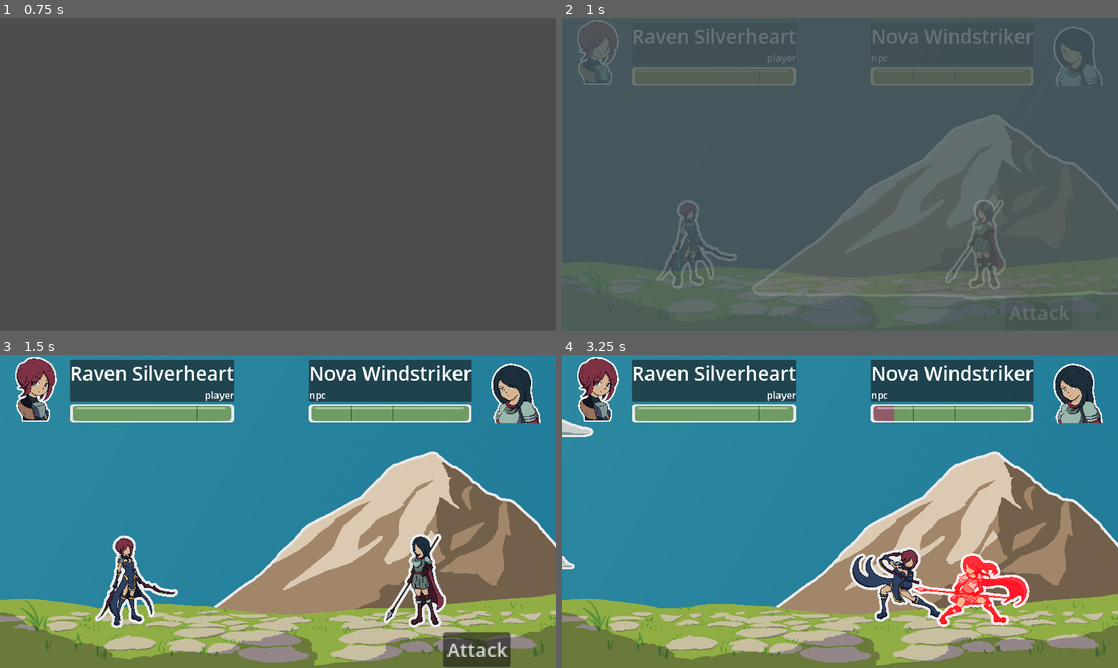
Above: before the commit, frames 1-4 (two rows, left to right).
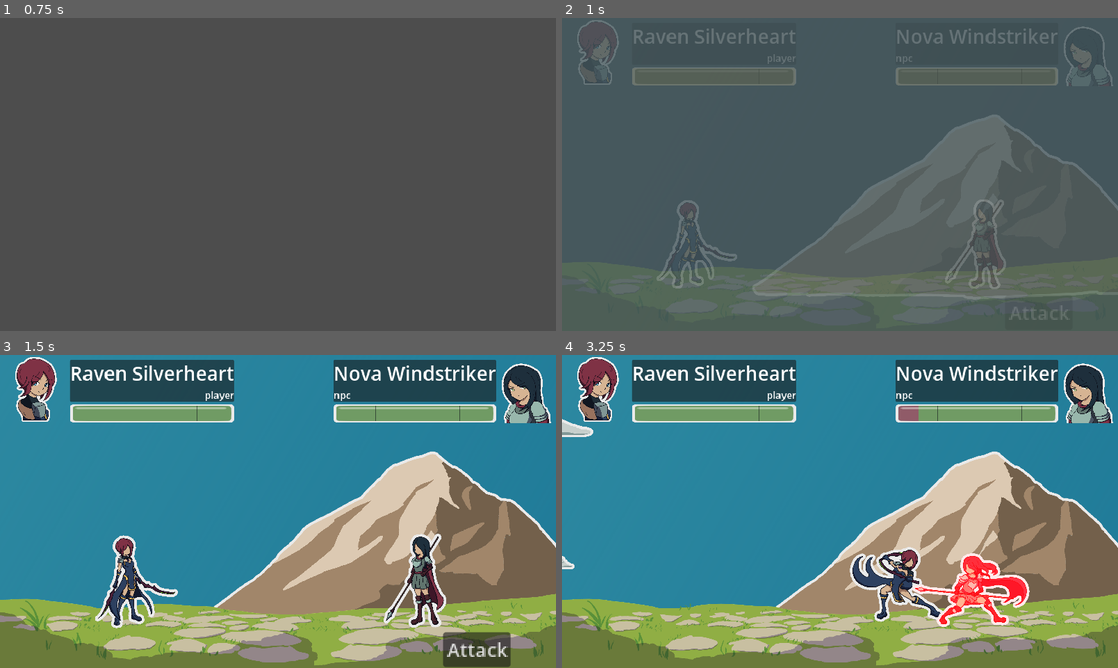
Above: after the commit, the same moments.

Repository: MajorZiploc/sticker_book_moments
Game: Godot game, scene res://title_scene.tscn
Two runs of this game, one before a commit and one after it. Both use one fixed random seed, a clock stepped at 60 frames per second and the inputs below.
Inputs (mouse positions are in pixels of both pictures, inside the frame that each line leads up to):
- Up to frame 1 (0.75 s): click "Play" at 0.5 s
- Up to frame 2 (1 s): no input
- Up to frame 3 (1.5 s): tap Enter (ui_accept) at 1.25 s; move the mouse to (400, 495) at 1.27 s; hold D (right) from 1.28 s (still down); hold F from 1.28 s (still down); click (400, 495) at 1.42 s
- Up to frame 4 (3.25 s): tap Enter (ui_accept) at 1.52, 3.02 s; release D (right) at 2 s; release F at 2 s; click "Attack" at 2 s; move the mouse to (728, 527) at 2.77 s; hold S (down) from 2.78 s (still down); tap Space at 2.85 s

Frame 1 is identical in both runs. In frame 2, 1.3% of the frame differs, in the area x 55-100%, y 2-22%; in frame 3, 3.8%; in frame 4, 3.9%, in the area x 55-100%, y 1-22%.

Commit message:
~margin;~npc info placement

Diff:
--- a/combat_unit_info.tscn
+++ b/combat_unit_info.tscn
@@ -6,7 +6,6 @@
 
 [node name="margin" type="MarginContainer"]
 theme_override_constants/margin_top = 10
-theme_override_constants/margin_right = 30
 
 [node name="vbox" type="VBoxContainer" parent="."]
 layout_mode = 2
--- a/lvls/battle_scene.tscn
+++ b/lvls/battle_scene.tscn
@@ -162,8 +162,8 @@
 anchors_preset = 1
 anchor_left = 1.0
 anchor_right = 1.0
-offset_left = -500.0
-offset_right = 0.000244141
+offset_left = -461.0
+offset_right = 39.0002
 offset_bottom = 141.0
 grow_horizontal = 0
 
